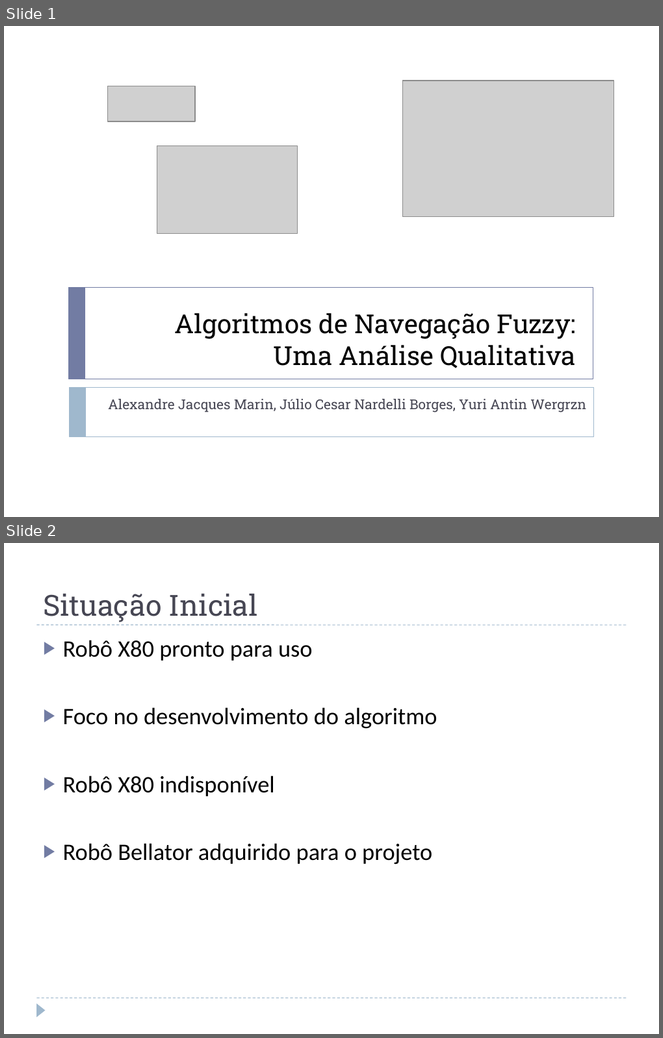
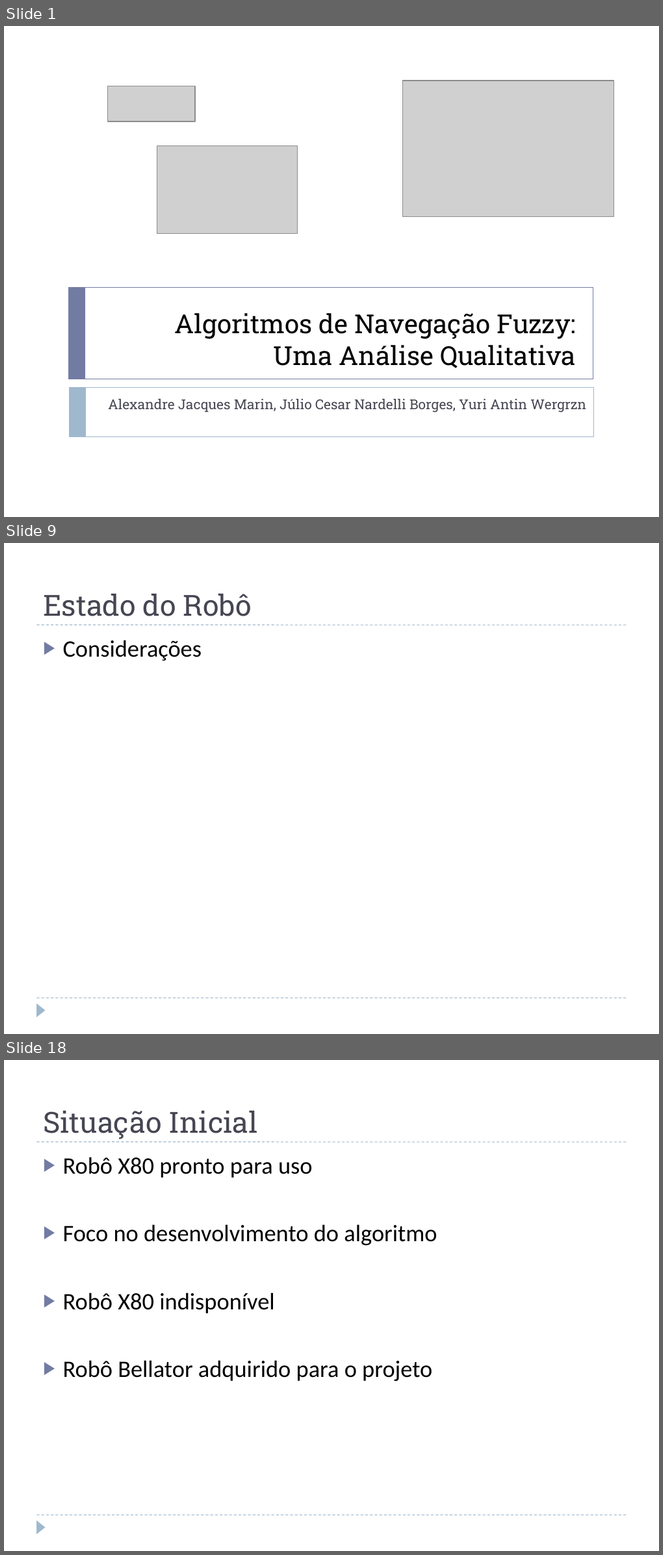
Before and after one commit to jcnborges/TCC, a slide deck: qualificacao.pptx. Shown one above the other, each under a label of ours: slides 1 and 2 before the commit, slides 1, 9 and 18 after it; the slides between them are not shown. The pictures are 663x1038 and 663x1555 pixels, drawn with LibreOffice and Linux fonts; fonts in the diff are those of the drawing; grey boxes stand for pictures. Boxes give left, top, right and bottom in pixels: in the first picture for what was removed or moved away, otherwise in the second. Text is boxed around its words. In the diff, an @@ line names an element or a change of style, - is before the commit and + after.

```diff
--- a/qualificacao.pptx
+++ b/qualificacao.pptx
@@ slide 9 added at (x1=4, y1=543, x2=659, y2=1034), background #FFFFFF; not listed: 3 template elements that a slide beside it also shows @@
@@ title added at (x1=43, y1=594, x2=252, y2=616), 32 pt, text #464653 @@
+Estado do Robô
@@ text added at (x1=63, y1=640, x2=202, y2=661), 26 pt, text #000000 @@
+▶ Considerações
@@ what was slide 2 is now slide 18 @@
```
Also in this commit, not shown: 15 other slides added.
